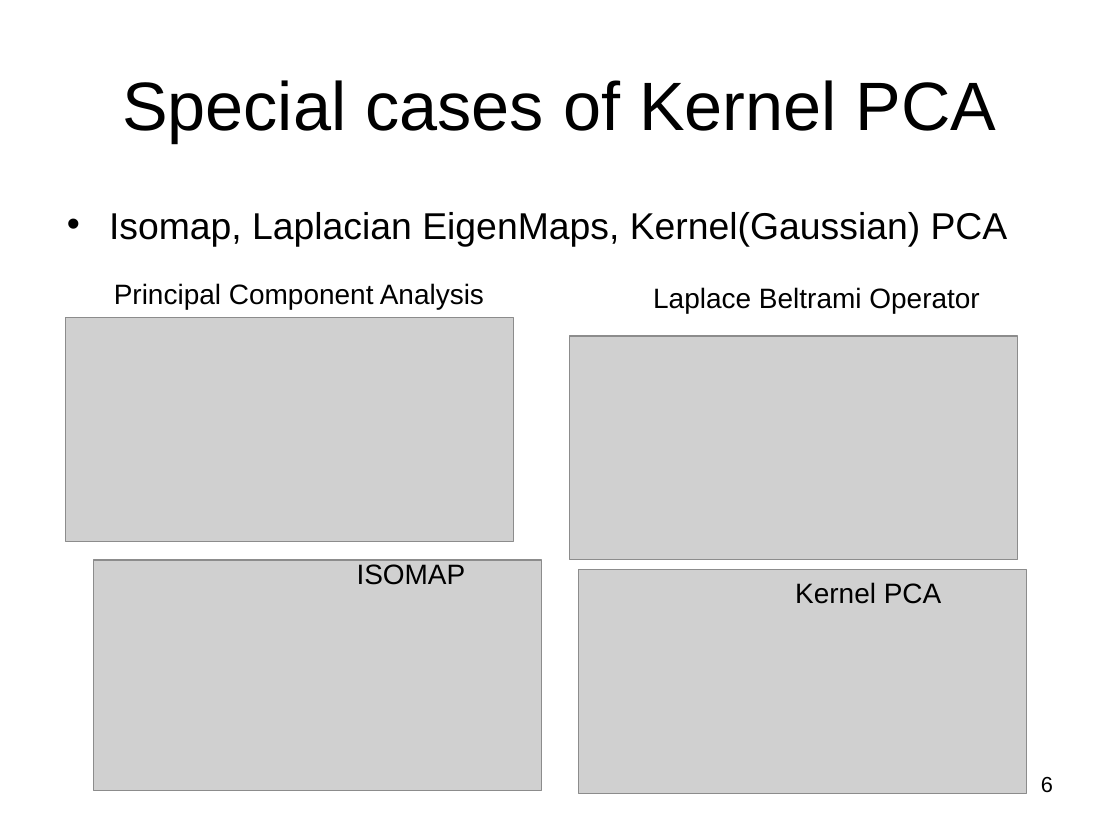
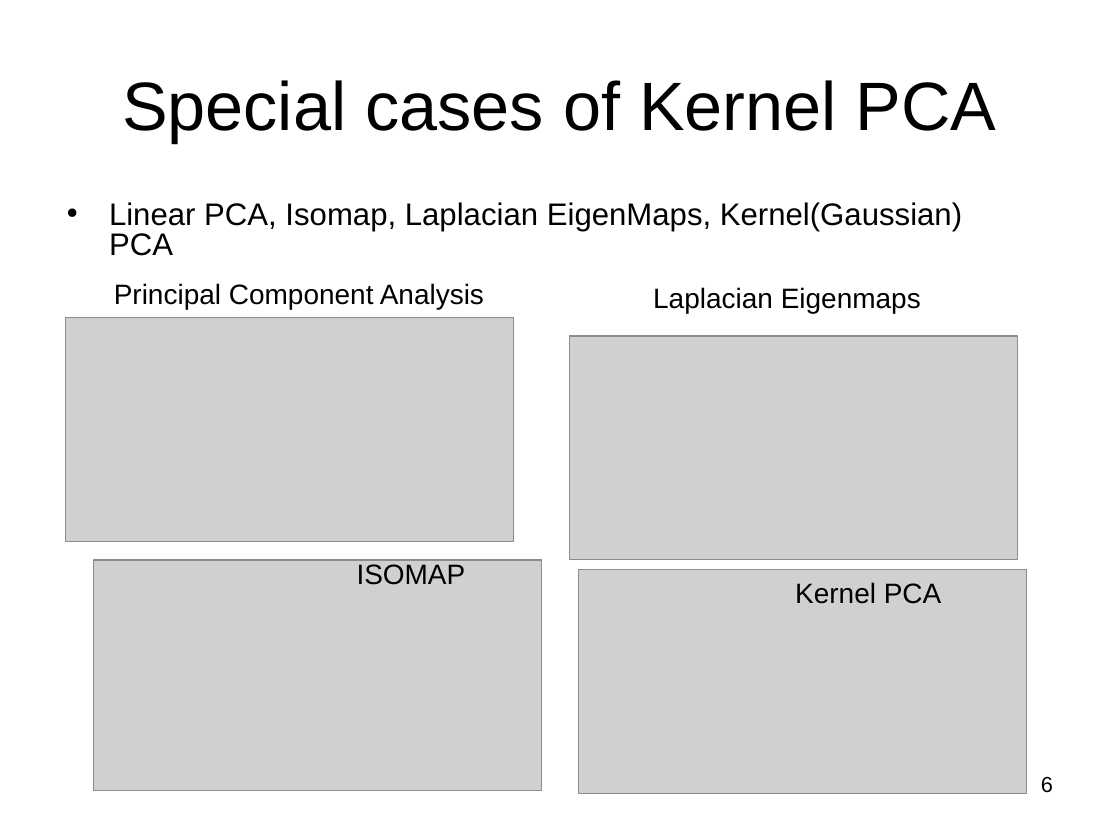
Before and after one commit to subailong/mlpack, a slide deck: slide 6 of fastlib/u/nvasil/docs/proposal/proposal.ppt. Drawn at 1120x840 pixels with LibreOffice and Linux fonts; fonts in the diff are those of the drawing; grey boxes stand for pictures. Boxes give left, top, right and bottom in pixels: in the first picture for what was removed or moved away, otherwise in the second. Text is boxed around its words. In the diff, an @@ line names an element or a change of style, - is before the commit and + after.

```diff
--- a/fastlib/u/nvasil/docs/proposal/proposal.ppt
+++ b/fastlib/u/nvasil/docs/proposal/proposal.ppt
@@ text at box(109, 202, 962, 256): text changed; size 24 to 20 pt @@
-• Isomap, Laplacian EigenMaps, Kernel(Gaussian) PCA
+• Linear PCA, Isomap, Laplacian EigenMaps, Kernel(Gaussian) PCA
@@ text at box(653, 287, 921, 313): text changed @@
-Laplace Beltrami Operator
+Laplacian Eigenmaps
```
Also in this commit, not shown: 10 other slides changed, 2 other files.
